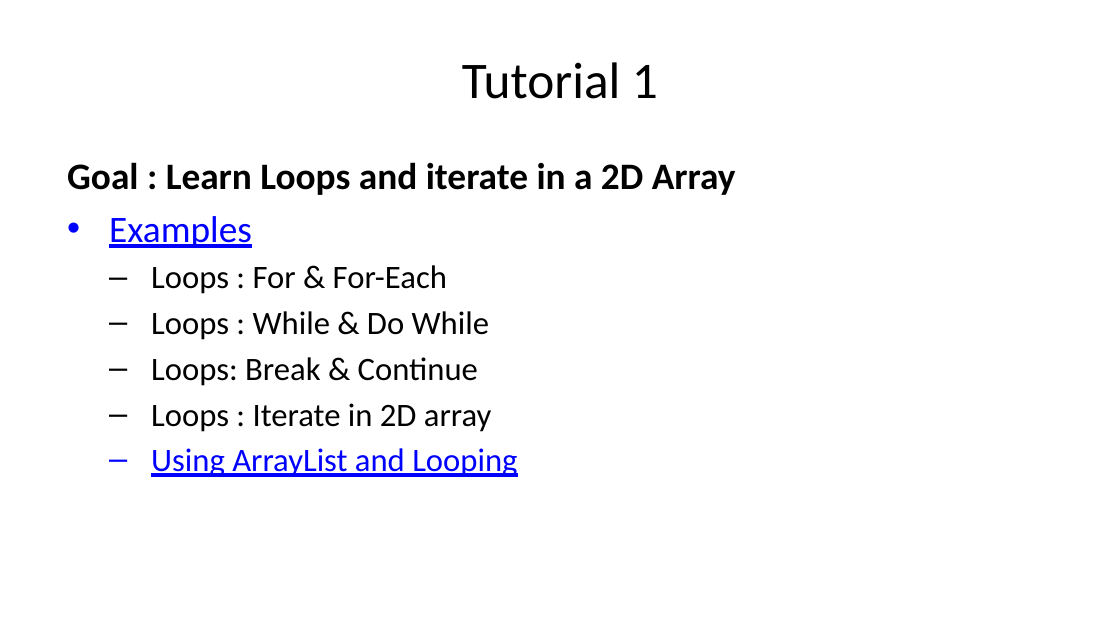
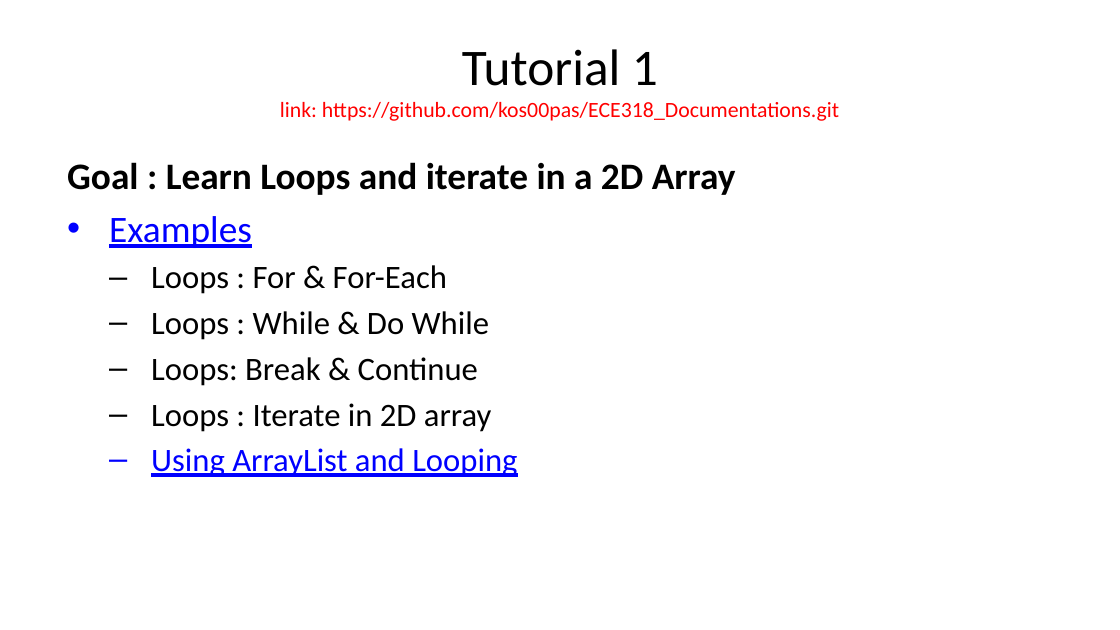
Before and after one commit to kos00pas/ECE318_Documentations, a slide deck: slide 1 of Tutorial_1/Tutorial_1.pptx. Drawn at 1120x630 pixels with LibreOffice and Linux fonts; fonts in the diff are those of the drawing. Boxes give left, top, right and bottom in pixels: in the first picture for what was removed or moved away, otherwise in the second. Text is boxed around its words. In the diff, an @@ line names an element or a change of style, - is before the commit and + after.

```diff
--- a/Tutorial_1/Tutorial_1.pptx
+++ b/Tutorial_1/Tutorial_1.pptx
@@ title at <box>280,49,839,121</box>: text changed; size 33 to 14 pt; text colour #000000 to #FF0000 @@
-Tutorial 1
+Tutorial 1
+link: https://github.com/kos00pas/ECE318_Documentations.git
```
Also in this commit, not shown: 2 other files.
